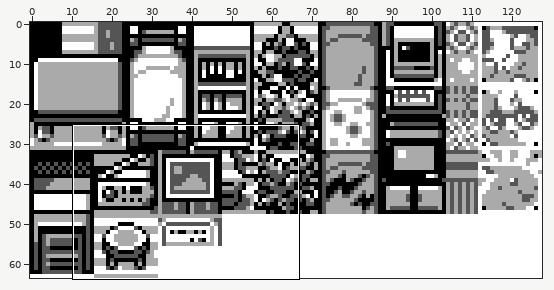
Sprite sheet -- gfx/tilesets/players_room.png. The picture above shows the old version from afar; the outline marks the close-up.
Close-up. The starting point:
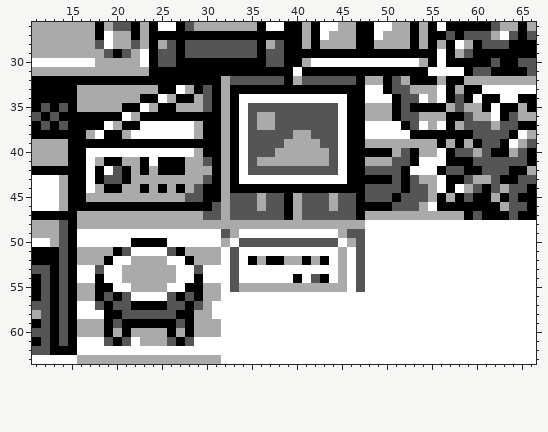
The file is 128x64 pixels. Shown: x 11..66, y 26..63.
The same view after the edit:
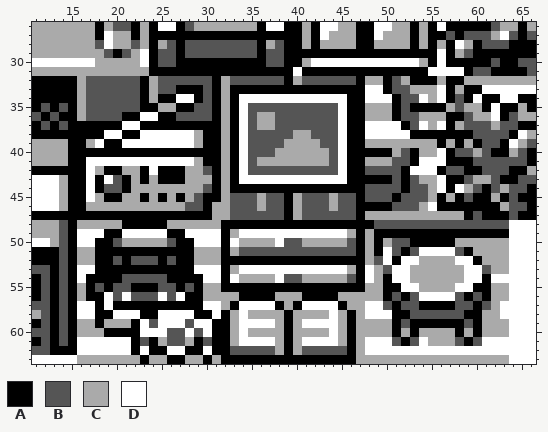
Palette (. is transparent): A #000000  B #555555  C #aaaaaa  D #ffffff
Edits made:
y 32: x 16..22 AAAAAAA -> CBBBBBB; x 24..30 AAAAAAA -> CBBBBBB
y 33: x 17..23 CCCCCCC -> BBBBBBA; x 25..28 AADC -> BBAA
y 34: x 17..22 CCCCCC -> BBBBBB; x 24..29 ADCAAC -> CAADDA
y 35: x 17..29 CCCCAADCAACCC -> BBBBBBAACCAAB
y 36: x 16..24 AAAAADCAA -> CBBBBAADD; x 27..30 AAAA -> BBBB
y 37: x 19..29 DCAADDDDDDC -> AADDAAAAAAA
y 38: x 17..22 CDAACD -> AADDAA
y 39: x 17..18 AA -> CD; x 21..29 AAAAAAAAA -> DDDDDDDDC
y 40: x 17..29 DDDDDDDDDDDDC -> AAAAAAAAAAAAA
y 41: x 18..23 CAACCA -> DDDDDD; x 25..28 AAAC -> DDDD; x 30 B -> A
y 42: x 18..21 ADBA -> CAAC; x 24 C -> D; x 30 C -> B
y 43: x 19 B -> D; x 23 C -> A; x 25..27 CCC -> AAA; x 30 B -> C
y 44: x 18..21 CAAC -> ABBA; x 23 A -> C; x 25 A -> C; x 27 A -> C; x 29..30 BA -> CB
y 45: x 17 C -> D; x 19..20 CC -> AA; x 23 C -> A; x 25 C -> A; x 27..28 CB -> AC
y 46: x 17..29 AAAAAAAAAAAAA -> CCCCCCCCCCCBB; x 31 B -> C
y 47: x 16..31 CCCCCCCCCCCCCCBB -> AAAAAAAAAAAAAAAC
y 48: x 21..25 CCCCC -> AAAAA; x 32..63 CCCCCCCCCCCCCCCCDDDDDDDDDDDDDDDD -> AAAAAAAAAAAAAAAAABBBBBBBBBBBBBBB
y 49: x 19..20 DD -> AA; x 26..27 DD -> AA; x 32 B -> A; x 45..63 CBBDDDDDDDDDDDDDDDD -> DCACAAAAAAAAAAAAAAA
y 50: x 18..28 DDDDAAAADDD -> AABCCCCCBAA; x 32 C -> A; x 34..38 BBBBB -> CCCCD; x 41..63 BBBBDCBDDDDDDDDDDDDDDDD -> CCCCCBACACBBAAAAACCCCCC
y 51: x 18..19 CC -> AA; x 21..26 BDDDDB -> AAAAAA; x 28 C -> A; x 32..49 DBDDDDDDDDDDDCDBDD -> ACBBBBBBBBBBBBBACA; x 51..53 DDD -> BAB; x 58..63 DDDDDD -> BACCCC
y 52: x 18 C -> A; x 20..27 DDCCCCDD -> BABBBABA; x 32..34 DBD -> AAA; x 36 C -> A; x 39..40 CC -> AA; x 42 C -> A; x 44..49 DCDBDD -> AAAACB; x 51 D -> A; x 54..57 DDDD -> CCCC; x 60..63 DDDD -> ACCC
y 53: x 18..29 BDDCCCCCCDDB -> AAAAAAAAAAAD; x 32..33 DB -> AC; x 45..47 CDB -> DCA; x 49..50 DD -> CB; x 53..58 DDDDDD -> CCCCCC; x 61..63 DDD -> BCC
y 54: x 17 D -> A; x 19..28 DDCCCCCCDD -> AABBBBBAAA; x 32..37 DBDDDD -> ADCCCC; x 39..44 DADBAD -> BBCCCC; x 46..47 DB -> BA; x 49..50 DD -> CA; x 53..58 DDDDDD -> CCCCCC; x 61 D -> A
y 55: x 17..18 CA -> AB; x 20..28 DDCCCCDDA -> BBAAABBAB; x 32..51 DBCCCCCCCCCCCCDBDDDD -> AAAAAAAAAAAAAAAACCAA; x 54..57 DDDD -> CCCC; x 60..63 DDDD -> AACC
y 56: x 17 C -> A; x 19..24 BABDDD -> DBDBBB; x 27..28 AB -> DA; x 32..53 DDDDDDDDDDDDDDDDDDDDDD -> CCAAAACCCAAAACCCCCABAB; x 58..63 DDDDDD -> BABACC
y 57: x 18..21 BABB -> ADAA; x 26..27 BB -> AA; x 29..30 BC -> AD; x 32..33 DD -> CA; x 38..40 DDD -> ACA; x 45..47 DDD -> ACC; x 50..62 DDDDDDDDDDDDD -> BABBAAAABBABC
y 58: x 18 D -> A; x 20..30 ABBBBBBAACC -> DDDAADDDDAA; x 32..33 DD -> AC; x 35..43 DDDDDDDDD -> CCCCACCCC; x 45..47 DDD -> CAC; x 51..62 DDDDDDDDDDDD -> AABBBBBBAACC
y 59: x 18..21 CABA -> ACCC; x 23..33 AAAABACCCDD -> DBDDDBDDAAC; x 38..40 DDD -> CAC; x 45..63 DDDDDDDDDDDDDDDDDDD -> CACCCCABAAAAAABACCC
y 60: x 20 C -> A; x 22..33 CCCCACACCCDD -> ADDDBBDBDAAC; x 35..43 DDDDDDDDD -> CCCCACCCC; x 45..63 DDDDDDDDDDDDDDDDDDD -> CACCCCACACCCCACACCC
y 61: x 19..24 BABDCC -> DDDABA; x 27..33 ABDDDDD -> BCABAAC; x 38..40 DDD -> CAC; x 45..47 DDD -> CAC; x 51..53 DDD -> BAB; x 55..60 DDDDDD -> CCCBAB
y 62: x 22 D -> A; x 24..25 DD -> AA; x 28..29 DD -> AA; x 31..47 DDDDDDDDDDDDDDDDD -> AABBBBBCACBBBBBAC
y 63: x 23 C -> A; x 26..27 CC -> AA; x 30 C -> A; x 32..63 DDDDDDDDDDDDDDDDDDDDDDDDDDDDDDDD -> AAAAAAAAAAAAAAACCCCCCCCCCCCCCCCC
Pixel boxes of the changes (left, top, right, bottom) in both close-ups:
changed: (77, 76, 509, 364)
